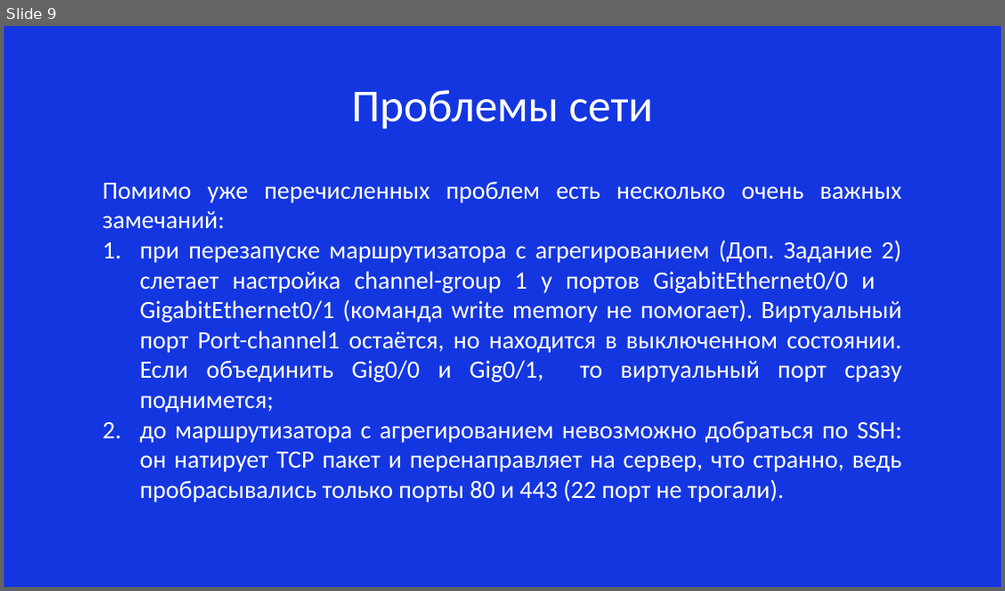
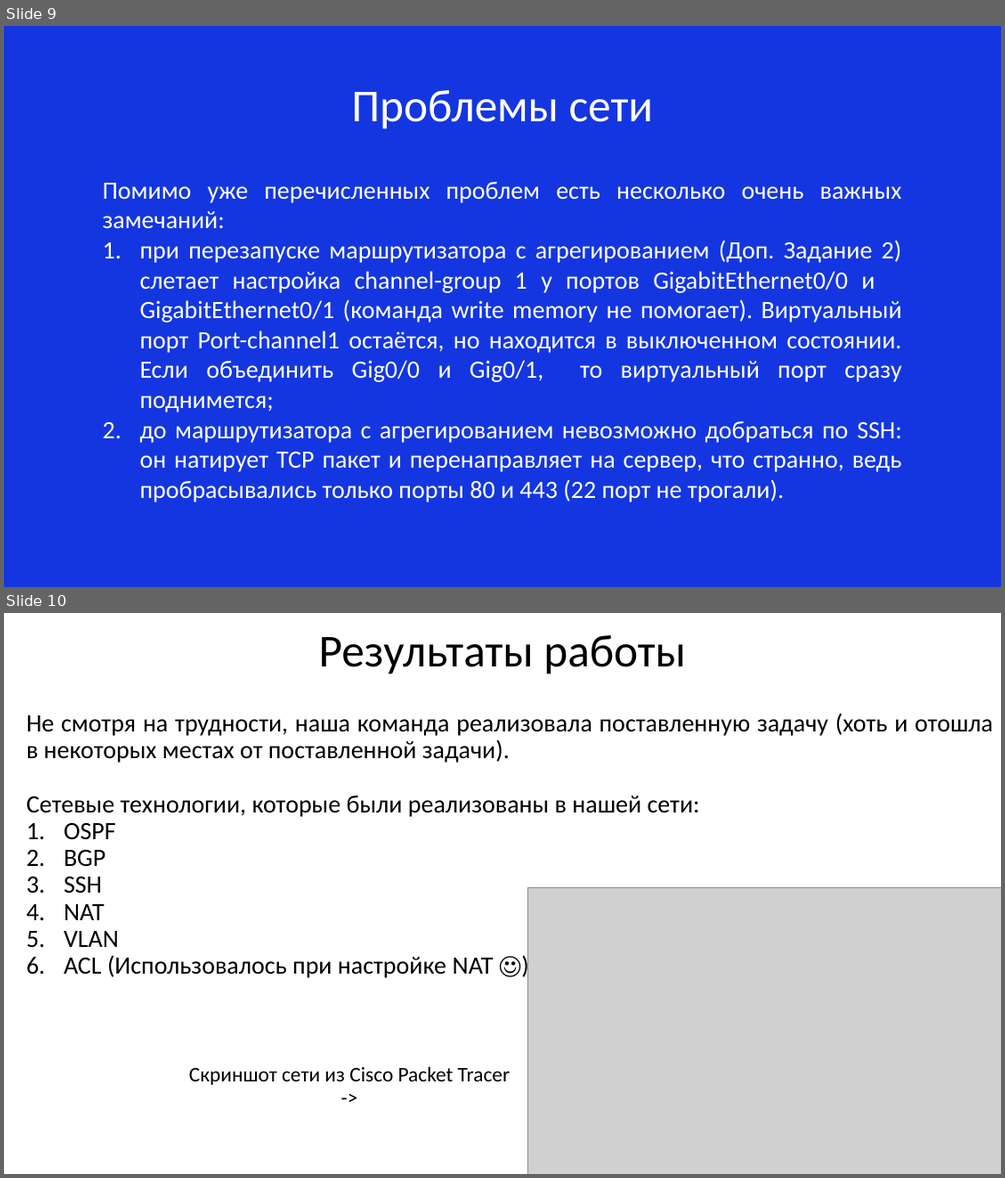
Before and after one commit to XEKAXA/DubnaTECH_SoloCrunch, a slide deck: Решение команды SoloCrunch.pptx. Shown one above the other, each under a label of ours: slide 9 before the commit, slides 9 and 10 after it. The pictures are 1005x591 and 1005x1178 pixels, drawn with LibreOffice and Linux fonts; fonts in the diff are those of the drawing; grey boxes stand for pictures. Boxes give left, top, right and bottom in pixels: in the first picture for what was removed or moved away, otherwise in the second. Text is boxed around its words. In the diff, an @@ line names an element or a change of style, - is before the commit and + after.

```diff
--- a/Решение команды SoloCrunch.pptx
+++ b/Решение команды SoloCrunch.pptx
@@ slide 10 added at <box>4,613,1001,1174</box>, background #FFFFFF @@
@@ title added at <box>319,635,686,674</box>, 44 pt, text #000000 @@
+Результаты работы
@@ text added at <box>26,713,993,978</box>, 24 pt, text #000000 @@
+Не смотря на трудности, наша команда реализовала поставленную задачу (хоть и отошла в некоторых местах от поставленной задачи).
+Сетевые технологии, которые были реализованы в нашей сети:
+1. OSPF
+2. BGP
+3. SSH
+4. NAT
+5. VLAN
+6. ACL (Использовалось при настройке NAT ☺)
@@ picture added at <box>528,887,1001,1174</box> @@
@@ text added at <box>189,1066,510,1085</box>, 20 pt, text #000000 @@
+Скриншот сети из Cisco Packet Tracer ->
```
Also in this commit, not shown: 5 slides changed, 1 other slide added, 1 slide removed, 12 other files.
